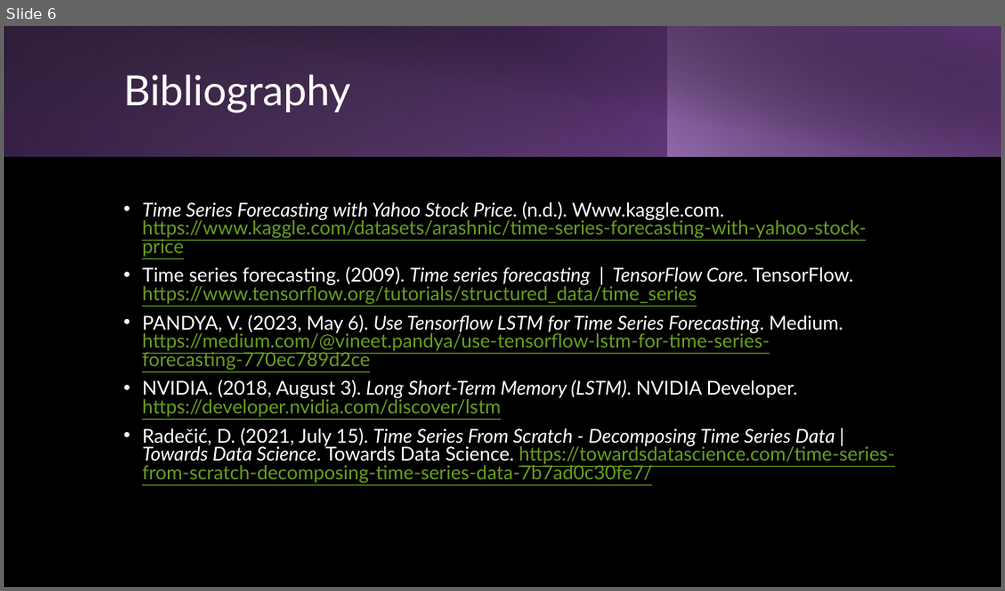
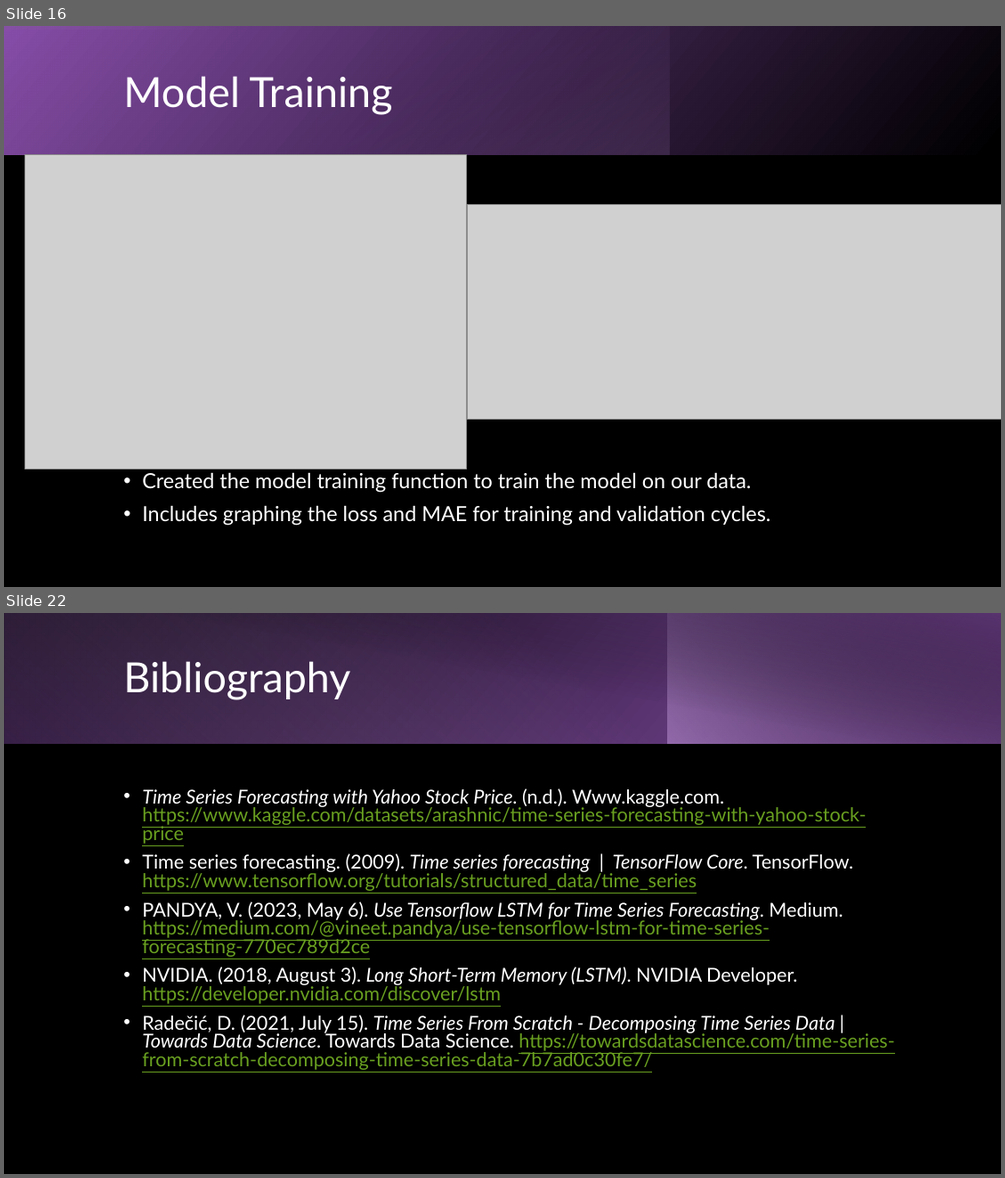
Before and after one commit to jeffmoe/CST_605_Week3, a slide deck: Week3.pptx. Shown one above the other, each under a label of ours: slide 6 before the commit, slides 16 and 22 after it; the slides between them are not shown. The pictures are 1005x591 and 1005x1178 pixels, drawn with LibreOffice and Linux fonts; fonts in the diff are those of the drawing; grey boxes stand for pictures. Boxes give left, top, right and bottom in pixels: in the first picture for what was removed or moved away, otherwise in the second. Text is boxed around its words. In the diff, an @@ line names an element or a change of style, - is before the commit and + after.

```diff
--- a/Week3.pptx
+++ b/Week3.pptx
@@ slide 16 added at [4, 26, 1001, 587], background #000000 @@
@@ rectangle added at [4, 26, 1001, 155], fill gradient #000000 to #874EA9 @@
@@ rectangle added at [4, 26, 1001, 155], fill gradient #AD84C6 to #000000 @@
@@ rectangle added at [317, 26, 670, 155], fill gradient #AD84C6 to #5A3471 @@
@@ title added at [123, 76, 393, 115], 40 pt, text #FFFFFF @@
+Model Training
@@ picture added at [25, 155, 467, 468] @@
@@ picture added at [467, 204, 1001, 419] @@
@@ text added at [142, 472, 770, 525], 20 pt, text #FFFFFF @@
+• Created the model training function to train the model on our data.
+• Includes graphing the loss and MAE for training and validation cycles.
@@ what was slide 6 is now slide 22 @@
```
Also in this commit, not shown: 1 slide changed, 16 other slides added, 1 slide removed, 2 other files.
